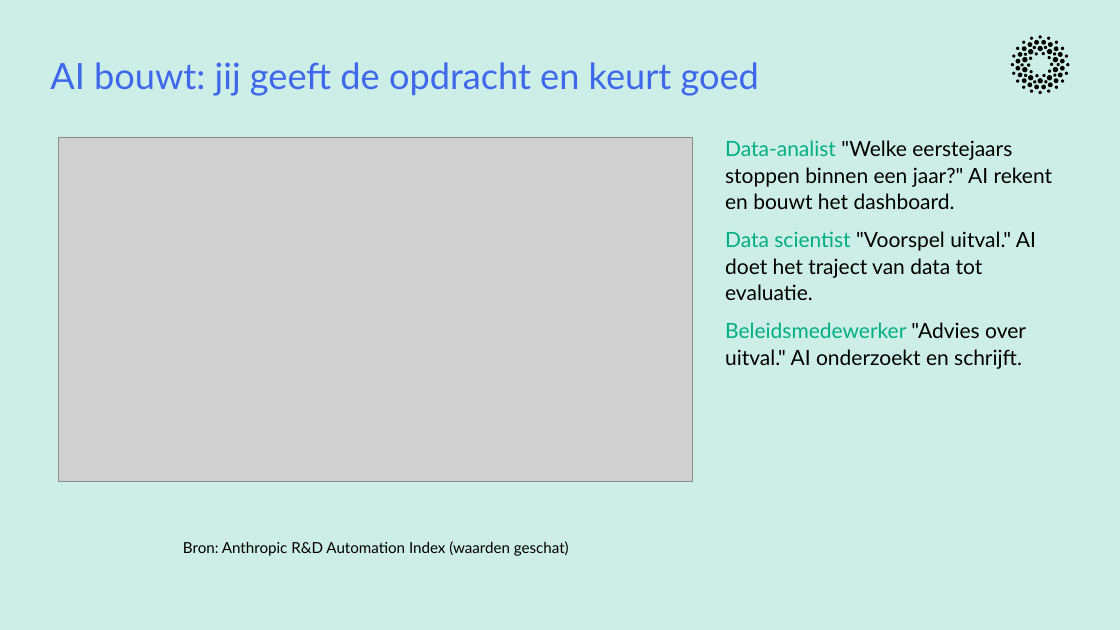
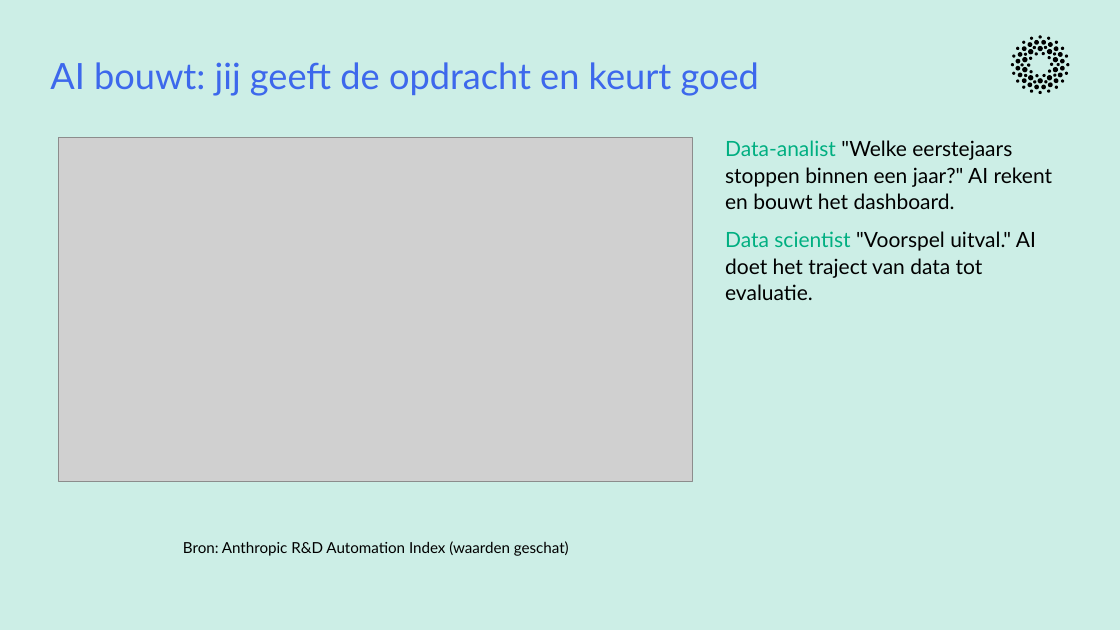
Before and after one commit to cedanl/clidev-presentaties, a slide deck: slide 8 of exports/261005_workshop_rad_uitvoering.pptx (slide 7 before the commit). Drawn at 1120x630 pixels with LibreOffice and Linux fonts; fonts in the diff are those of the drawing; grey boxes stand for pictures. Boxes give left, top, right and bottom in pixels: in the first picture for what was removed or moved away, otherwise in the second. Text is boxed around its words. In the diff, an @@ line names an element or a change of style, - is before the commit and + after.

```diff
--- a/exports/261005_workshop_rad_uitvoering.pptx
+++ b/exports/261005_workshop_rad_uitvoering.pptx
@@ text at box(725, 322, 1026, 369): paragraph removed @@
-Beleidsmedewerker "Advies over uitval." AI onderzoekt en schrijft.
```
Also in this commit, not shown: 12 other slides changed, 6 slides added, 8 slides removed, 1 other file.
